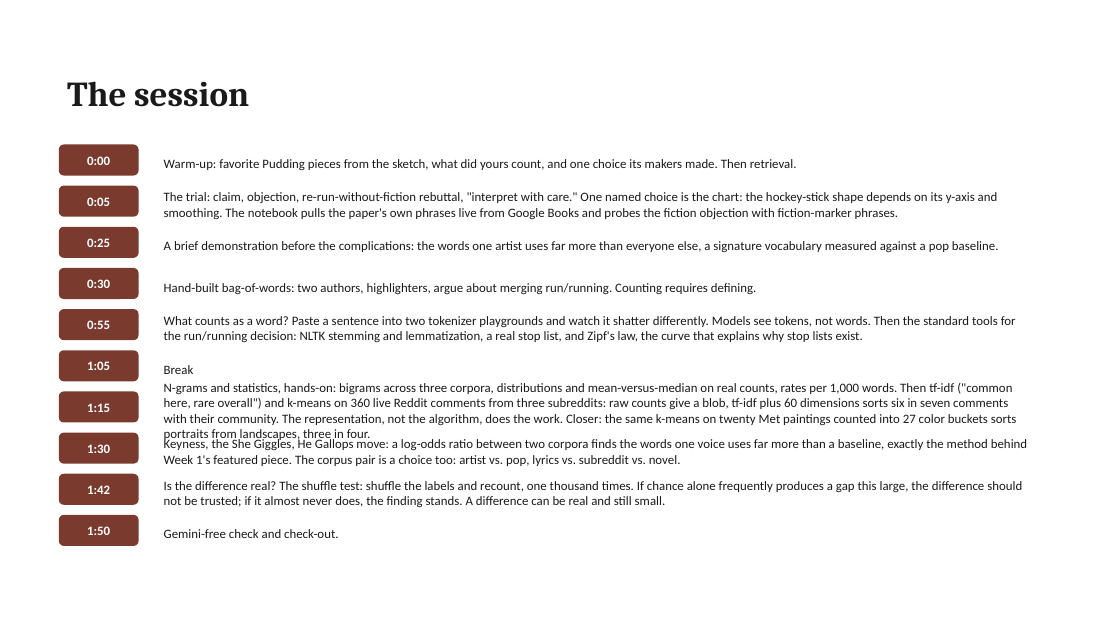
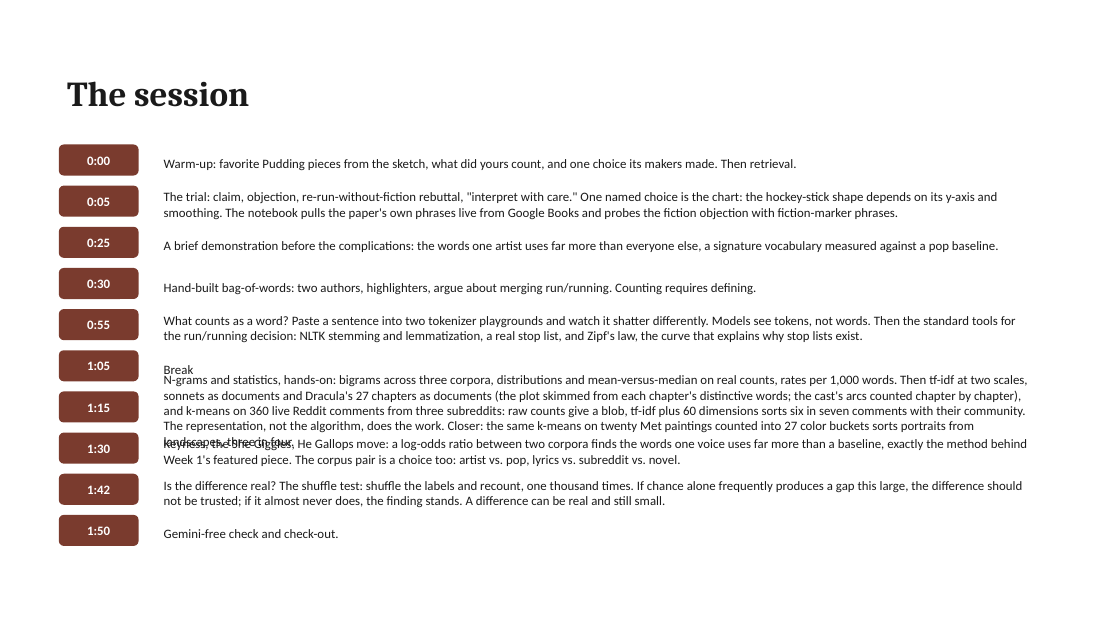
Before and after one commit to lucianli123/culture-as-data-2026, a slide deck: slide 13 of slides/pptx/week-02.pptx. Drawn at 1120x630 pixels with LibreOffice and Linux fonts; fonts in the diff are those of the drawing. Boxes give left, top, right and bottom in pixels: in the first picture for what was removed or moved away, otherwise in the second. Text is boxed around its words. In the diff, an @@ line names an element or a change of style, - is before the commit and + after.

Commit message:
Week 2: tf-idf at chapter scale (Dracula's 27 chapters, plot from distinctive words, character arcs per chapter)

```diff
--- a/slides/pptx/week-02.pptx
+++ b/slides/pptx/week-02.pptx
@@ text at [164,373,1028,450]: text changed @@
-N-grams and statistics, hands-on: bigrams across three corpora, distributions and mean-versus-median on real counts, rates per 1,000 words. Then tf-idf ("common here, rare overall") and k-means on 360 live Reddit comments from three subreddits: raw counts give a blob, tf-idf plus 60 dimensions sorts six in seven comments with their community. The representation, not the algorithm, does the work. Closer: the same k-means on twenty Met paintings counted into 27 color buckets sorts portraits from landscapes, three in four.
+N-grams and statistics, hands-on: bigrams across three corpora, distributions and mean-versus-median on real counts, rates per 1,000 words. Then tf-idf at two scales, sonnets as documents and Dracula's 27 chapters as documents (the plot skimmed from each chapter's distinctive words; the cast's arcs counted chapter by chapter), and k-means on 360 live Reddit comments from three subreddits: raw counts give a blob, tf-idf plus 60 dimensions sorts six in seven comments with their community. The representation, not the algorithm, does the work. Closer: the same k-means on twenty Met paintings counted into 27 color buckets sorts portraits from landscapes, three in four.
```
Also in this commit, not shown: 14 other files.
